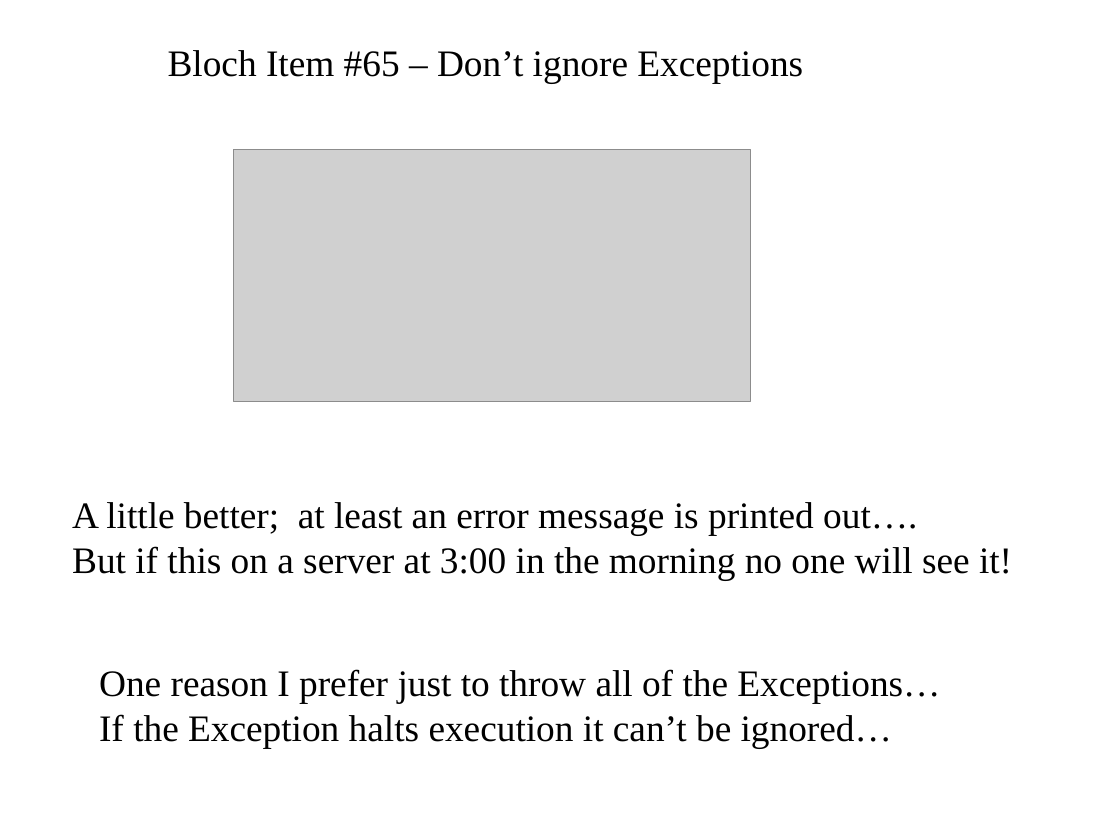
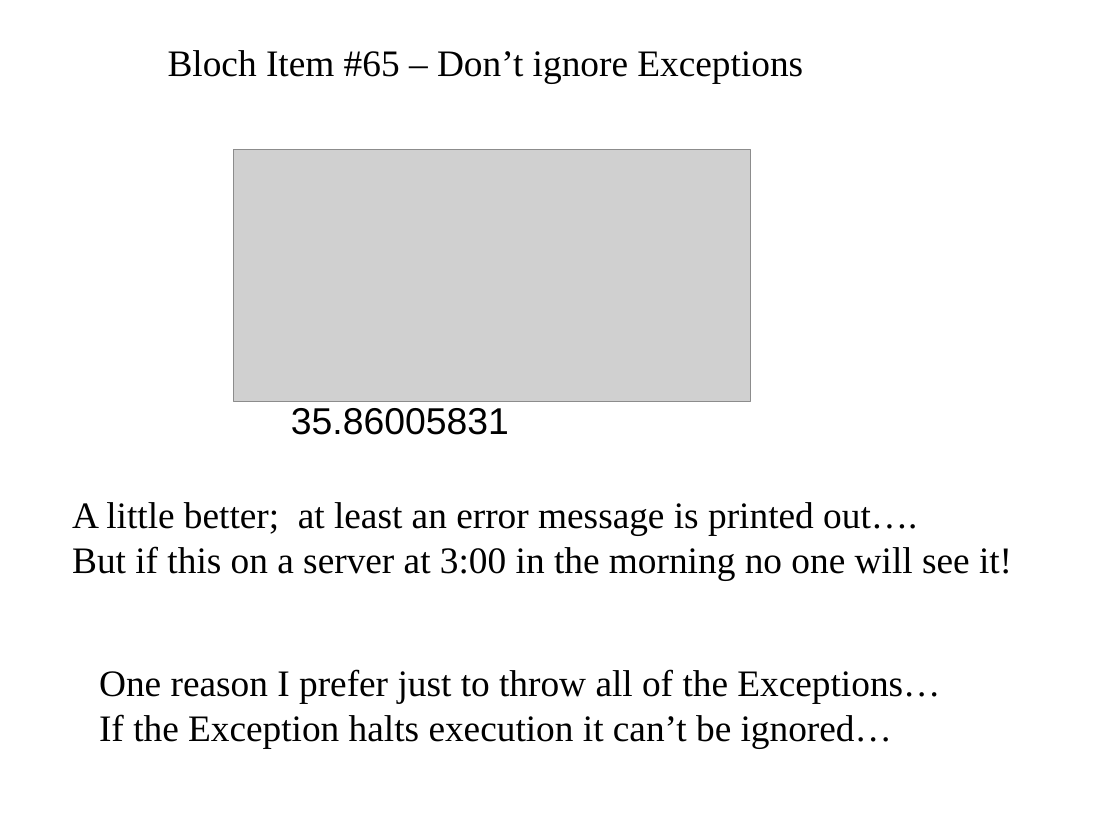
Before and after one commit to fodorclasses/fodorclasses.github.io, a slide deck: slide 45 of classes/prog2024/Prog3-Lecture10.ppt. Drawn at 1120x840 pixels with LibreOffice and Linux fonts; fonts in the diff are those of the drawing; grey boxes stand for pictures. Boxes give left, top, right and bottom in pixels: in the first picture for what was removed or moved away, otherwise in the second. Text is boxed around its words. In the diff, an @@ line names an element or a change of style, - is before the commit and + after.

```diff
--- a/classes/prog2024/Prog3-Lecture10.ppt
+++ b/classes/prog2024/Prog3-Lecture10.ppt
@@ text added at bbox=[291, 408, 509, 435], 24 pt, text #000000 @@
+35.86005831
```
Also in this commit, not shown: 3 other slides changed, 7 slides added, 1 slide removed.
